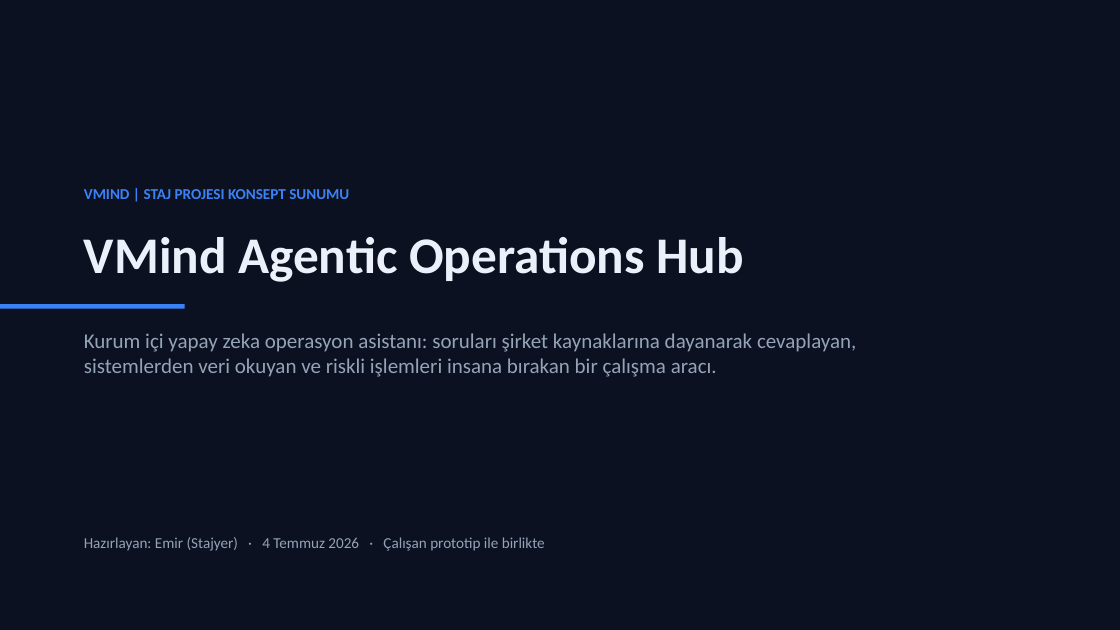
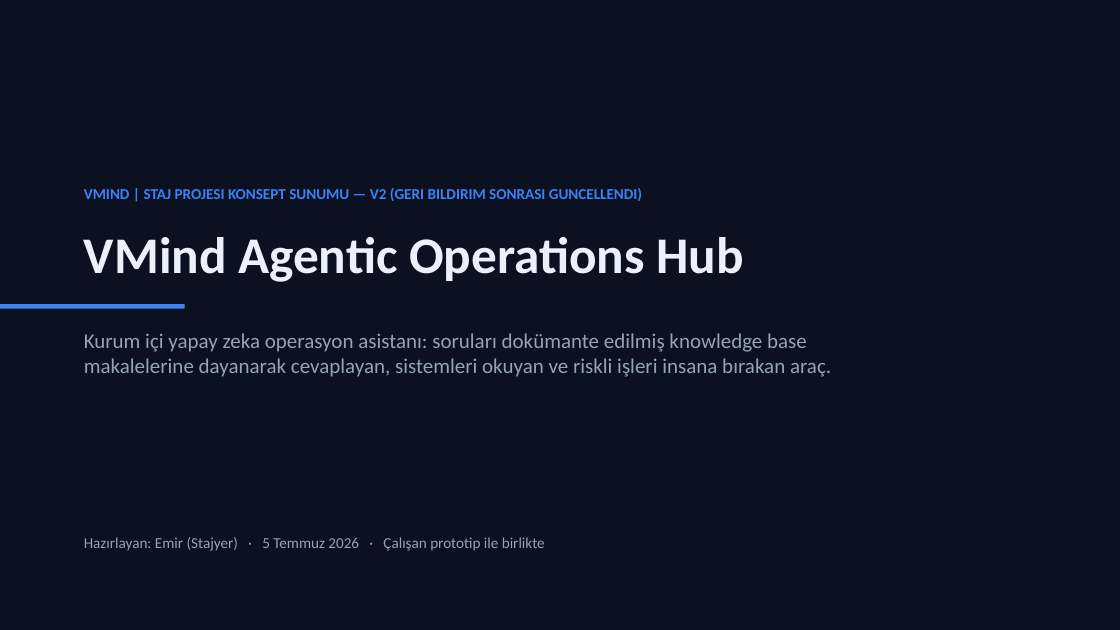
Before and after one commit to Emirdumn/vmind-orchestration, a slide deck: slide 1 of outputs/VMind-Agentic-Operations-Hub-Sunum.pptx. Drawn at 1120x630 pixels with LibreOffice and Linux fonts; fonts in the diff are those of the drawing. Boxes give left, top, right and bottom in pixels: in the first picture for what was removed or moved away, otherwise in the second. Text is boxed around its words. In the diff, an @@ line names an element or a change of style, - is before the commit and + after.

```diff
--- a/outputs/VMind-Agentic-Operations-Hub-Sunum.pptx
+++ b/outputs/VMind-Agentic-Operations-Hub-Sunum.pptx
@@ text at [84, 188, 642, 201]: text changed @@
-VMIND | STAJ PROJESI KONSEPT SUNUMU
+VMIND | STAJ PROJESI KONSEPT SUNUMU — V2 (GERI BILDIRIM SONRASI GUNCELLENDI)
@@ text at [84, 333, 831, 377]: text changed @@
-Kurum içi yapay zeka operasyon asistanı: soruları şirket kaynaklarına dayanarak cevaplayan,
-sistemlerden veri okuyan ve riskli işlemleri insana bırakan bir çalışma aracı.
+Kurum içi yapay zeka operasyon asistanı: soruları dokümante edilmiş knowledge base
+makalelerine dayanarak cevaplayan, sistemleri okuyan ve riskli işleri insana bırakan araç.
@@ text at [84, 537, 545, 551]: text changed @@
-Hazırlayan: Emir (Stajyer) · 4 Temmuz 2026 · Çalışan prototip ile birlikte
+Hazırlayan: Emir (Stajyer) · 5 Temmuz 2026 · Çalışan prototip ile birlikte
```
Also in this commit, not shown: 10 other slides changed, 2 slides added, 1 slide removed, 30 other files.
